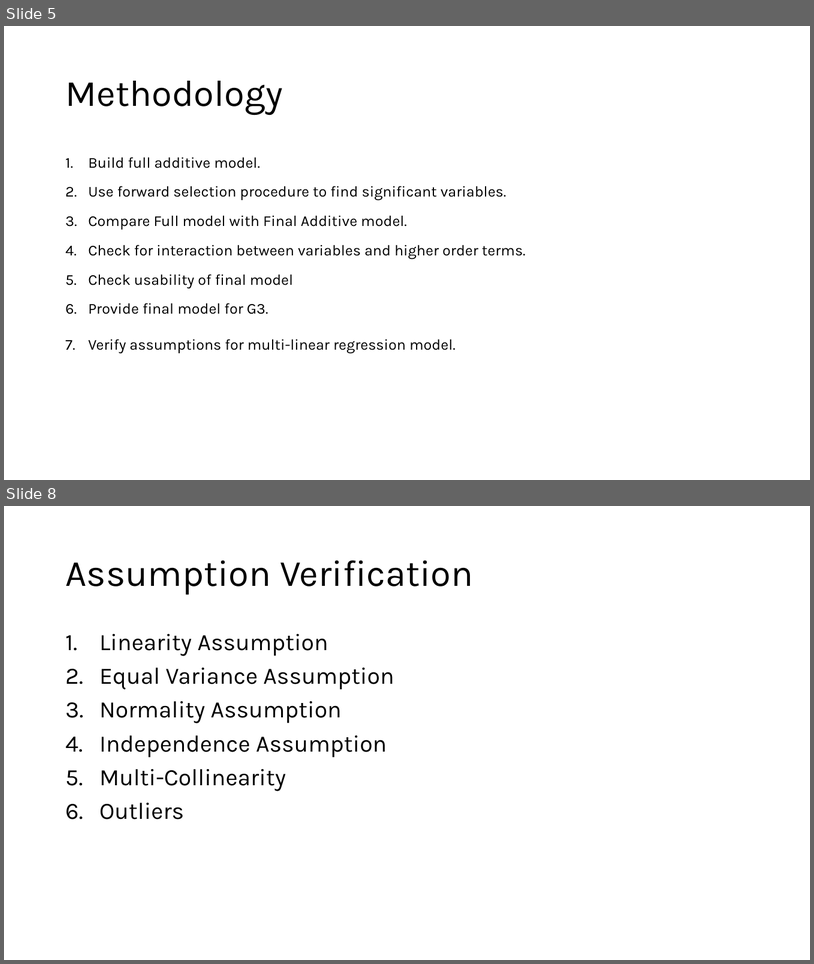
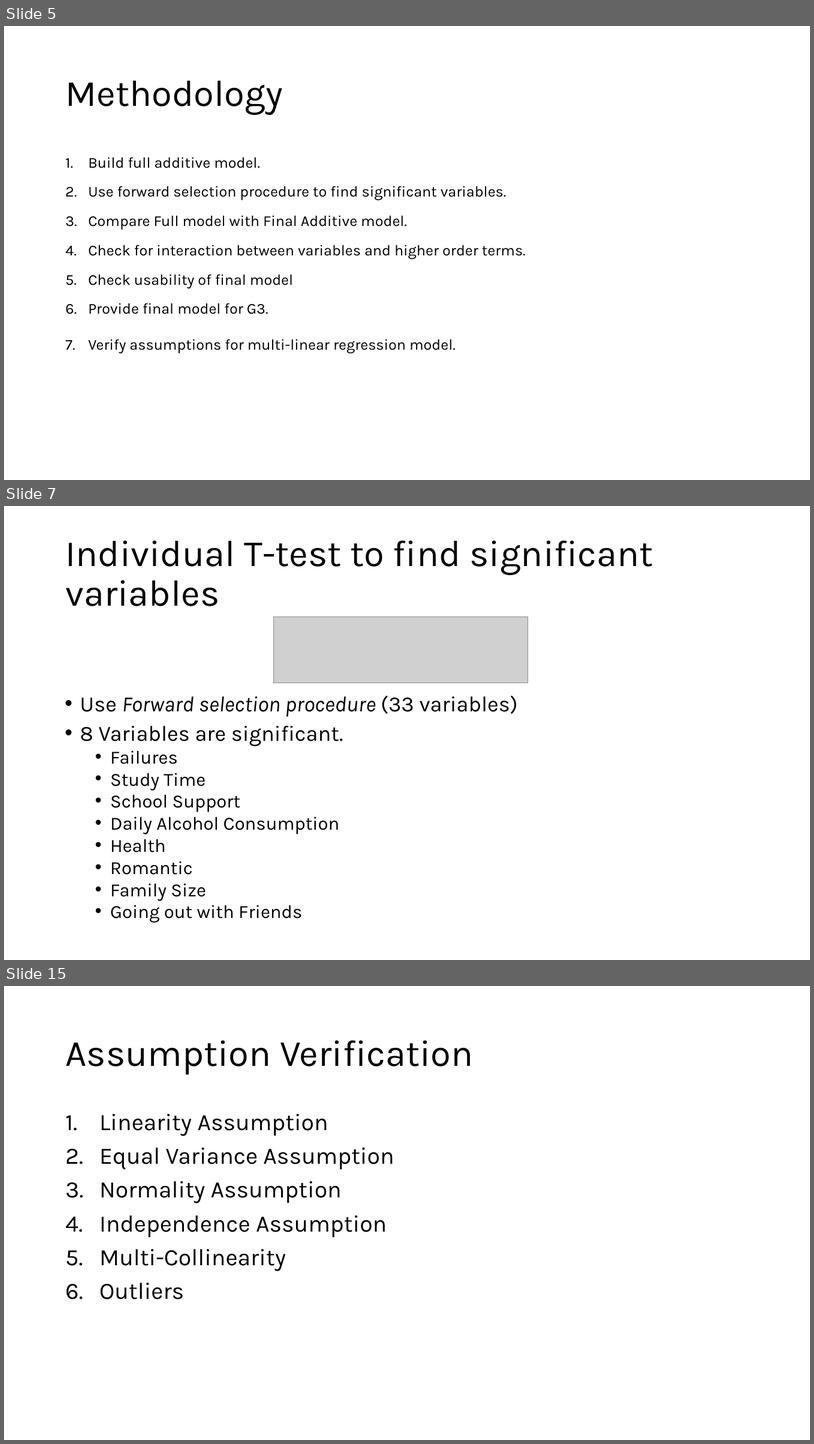
Before and after one commit to prs-sharma9/DATA-603_PROJECT, a slide deck: Final_Presentation.pptx. Shown one above the other, each under a label of ours: slides 5 and 8 before the commit, slides 5, 7 and 15 after it; the slides between them are not shown. The pictures are 814x964 and 814x1444 pixels, drawn with LibreOffice and Linux fonts; fonts in the diff are those of the drawing; grey boxes stand for pictures. Boxes give left, top, right and bottom in pixels: in the first picture for what was removed or moved away, otherwise in the second. Text is boxed around its words. In the diff, an @@ line names an element or a change of style, - is before the commit and + after.

```diff
--- a/Final_Presentation.pptx
+++ b/Final_Presentation.pptx
@@ slide 7 added at [4,506,810,960], background #FFFFFF @@
@@ title added at [65,540,654,606], 44 pt, text #000000 @@
+Individual T-test to find significant variables
@@ picture added at [274,617,528,682] @@
@@ text added at [80,696,518,922], 22.2 pt, text #000000 @@
+• Use Forward selection procedure (33 variables)
+• 8 Variables are significant.
+  • Failures
+  • Study Time
+  • School Support
+  • Daily Alcohol Consumption
+  • Health
+  • Romantic
+  • Family Size
+  • Going out with Friends
@@ what was slide 8 is now slide 15 @@
```
Also in this commit, not shown: 1 slide changed, 7 other slides added, 1 slide removed, 1 other file.
